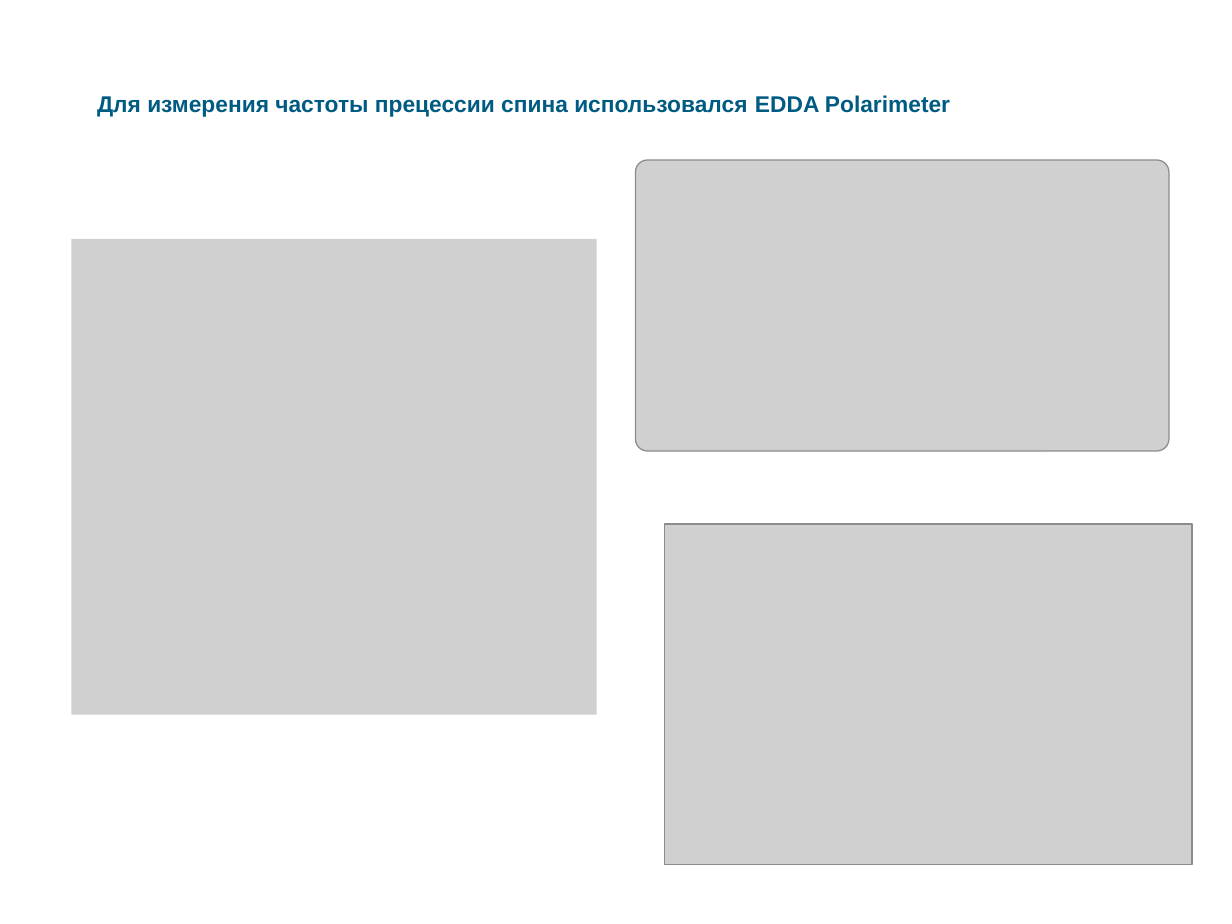
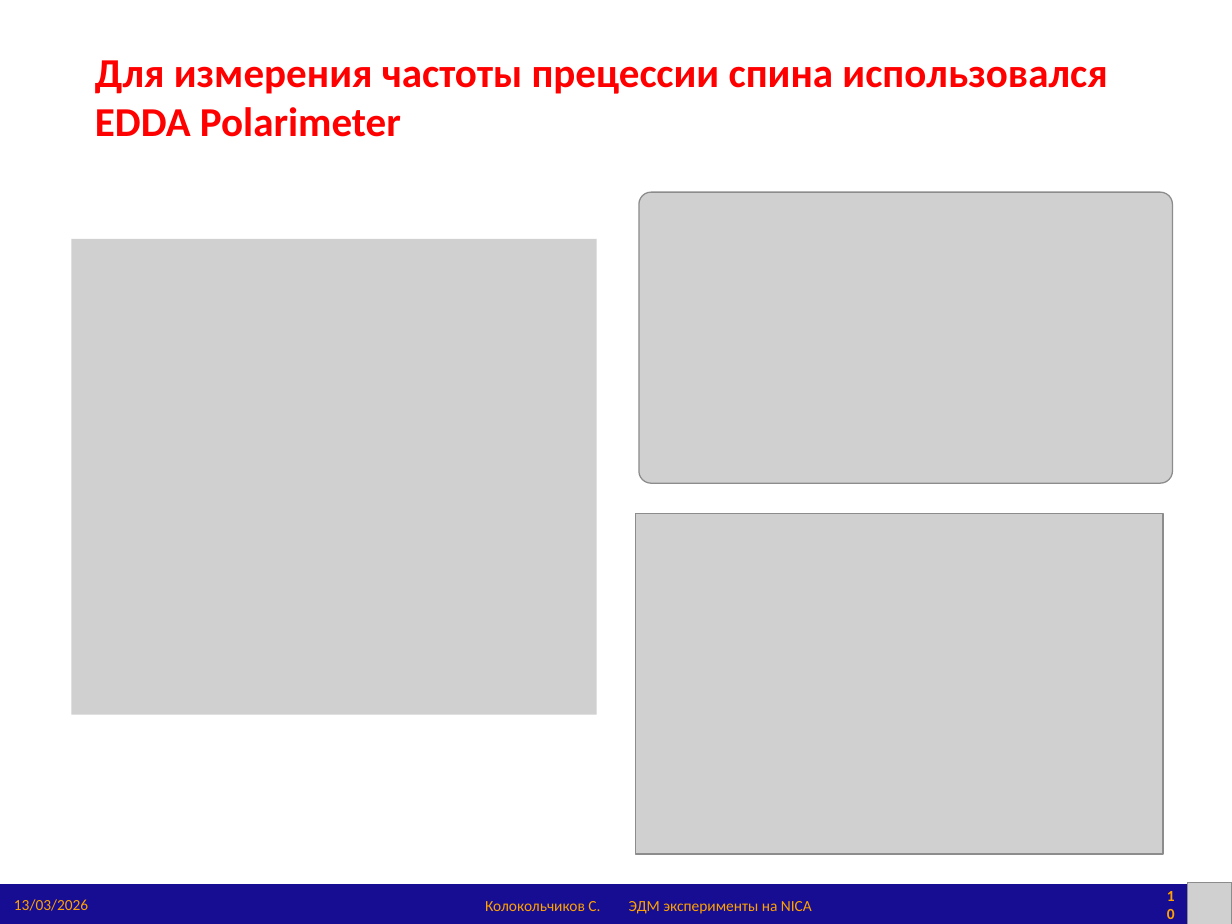
Before and after one commit to sergeybell/article, a slide deck: slide 10 of 2026/СЯФ'26/NSK'26_EDM_Kolokolchikov.pptx. Drawn at 1232x924 pixels with LibreOffice and Linux fonts; fonts in the diff are those of the drawing; grey boxes stand for pictures. Boxes give left, top, right and bottom in pixels: in the first picture for what was removed or moved away, otherwise in the second. Text is boxed around its words. In the diff, an @@ line names an element or a change of style, - is before the commit and + after.

```diff
--- a/2026/СЯФ'26/NSK'26_EDM_Kolokolchikov.pptx
+++ b/2026/СЯФ'26/NSK'26_EDM_Kolokolchikov.pptx
@@ text "Для измерения частоты прецессии спина ...": place and size @@
-text "Для измерения частоты прецессии спина ..." at bbox=[97, 95, 950, 117]
+text "Для измерения частоты прецессии спина ..." at bbox=[95, 60, 1107, 137]
@@ text "Для измерения частоты прецессии спина ..." at bbox=[95, 60, 1107, 137]: size 13.3 to 24 pt, font Arial to Calibri, text colour #005B82 to #FF0000; more space between paragraphs @@
@@ picture: place and size @@
-picture at bbox=[636, 160, 1169, 451]
+picture at bbox=[639, 192, 1173, 483]
@@ picture: place and size @@
-picture at bbox=[664, 524, 1191, 865]
+picture at bbox=[636, 514, 1163, 855]
@@ rectangle added at bbox=[0, 885, 1232, 924], fill #160D93 @@
@@ text added at bbox=[14, 899, 88, 911], 9 pt, text #FFA100 @@
+13/03/2026
@@ page number added at bbox=[1162, 888, 1179, 919], 9 pt, text #FFA100, bold @@
+10
@@ picture added at bbox=[1188, 882, 1232, 924] @@
@@ text added at bbox=[485, 901, 600, 911], 9 pt, text #FFA100 @@
+Колокольчиков С.
@@ text added at bbox=[629, 901, 812, 914], 9 pt, text #FFA100 @@
+ЭДМ эксперименты на NICA
```
Also in this commit, not shown: 25 other slides changed, 5 slides added, 4 slides removed, 7 other files.
